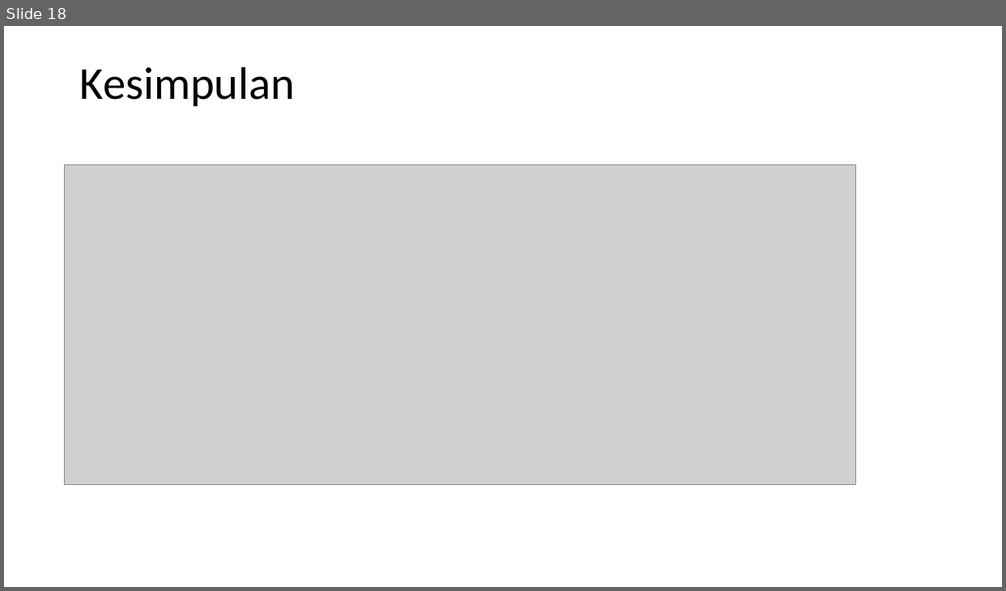
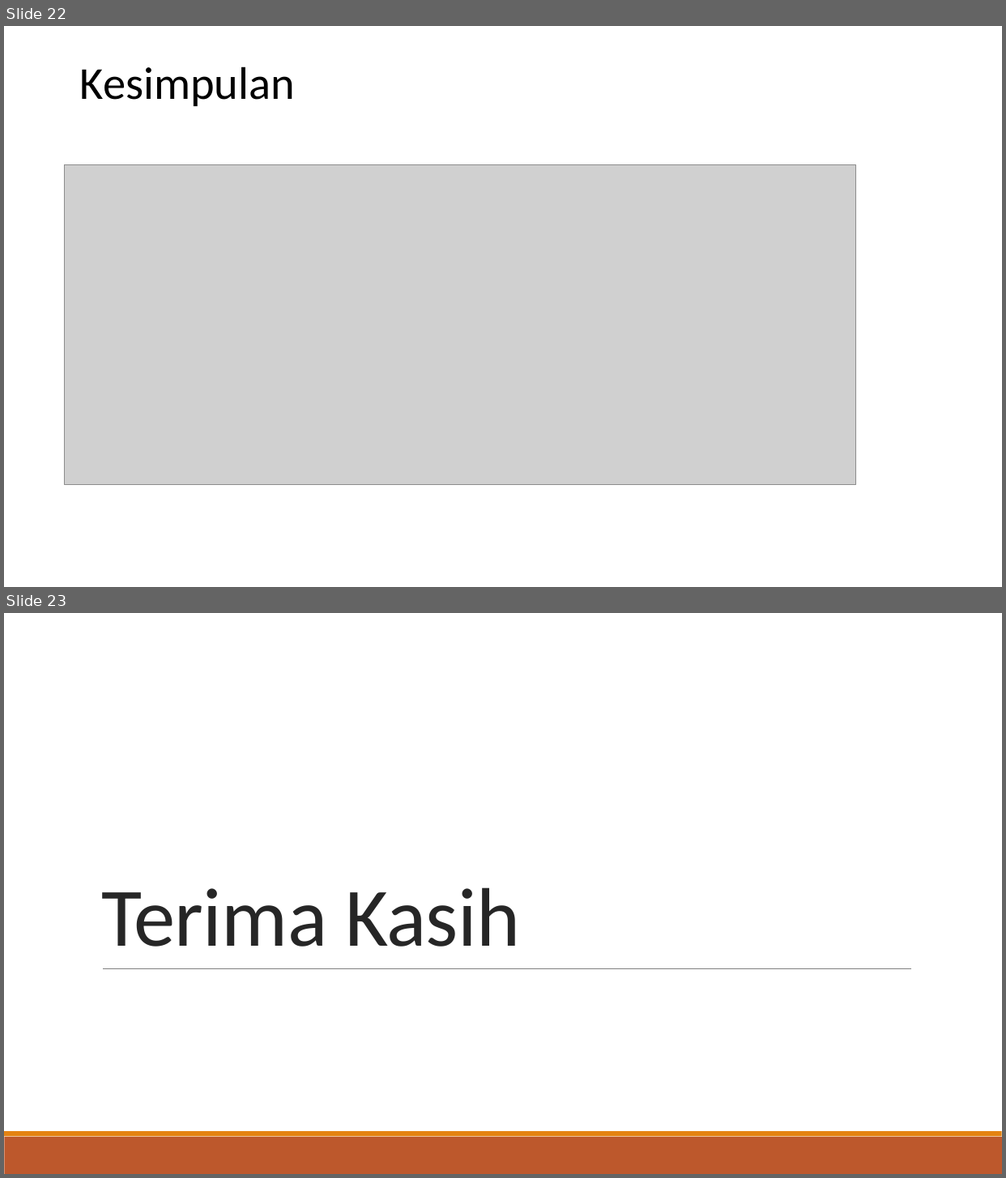
Before and after one commit to nicholasnehemia95/Olist-Ecommerce-Customer-Segmentation, a slide deck: Customer Segmentation of Olist Ecommerce Customers in Sao.pptx. Shown one above the other, each under a label of ours: slide 18 before the commit, slides 22 and 23 after it. The pictures are 1006x591 and 1006x1178 pixels, drawn with LibreOffice and Linux fonts; fonts in the diff are those of the drawing; grey boxes stand for pictures. Boxes give left, top, right and bottom in pixels: in the first picture for what was removed or moved away, otherwise in the second. Text is boxed around its words. In the diff, an @@ line names an element or a change of style, - is before the commit and + after.

```diff
--- a/Customer Segmentation of Olist Ecommerce Customers in Sao.pptx
+++ b/Customer Segmentation of Olist Ecommerce Customers in Sao.pptx
@@ slide 23 added at (x1=4, y1=613, x2=1002, y2=1174), background #FFFFFF @@
@@ title added at (x1=101, y1=888, x2=520, y2=947), 80 pt, text #262626 @@
+Terima Kasih
@@ line added from (103, 969) to (911, 969), #808080 0.5 pt @@
@@ rectangle added at (x1=4, y1=1137, x2=1002, y2=1174), fill #BD582C @@
@@ rectangle added at (x1=4, y1=1131, x2=1002, y2=1137), fill #E48312 @@
@@ what was slide 18 is now slide 22 @@
```
Also in this commit, not shown: 7 slides changed, 4 other slides added, 3 other files.
